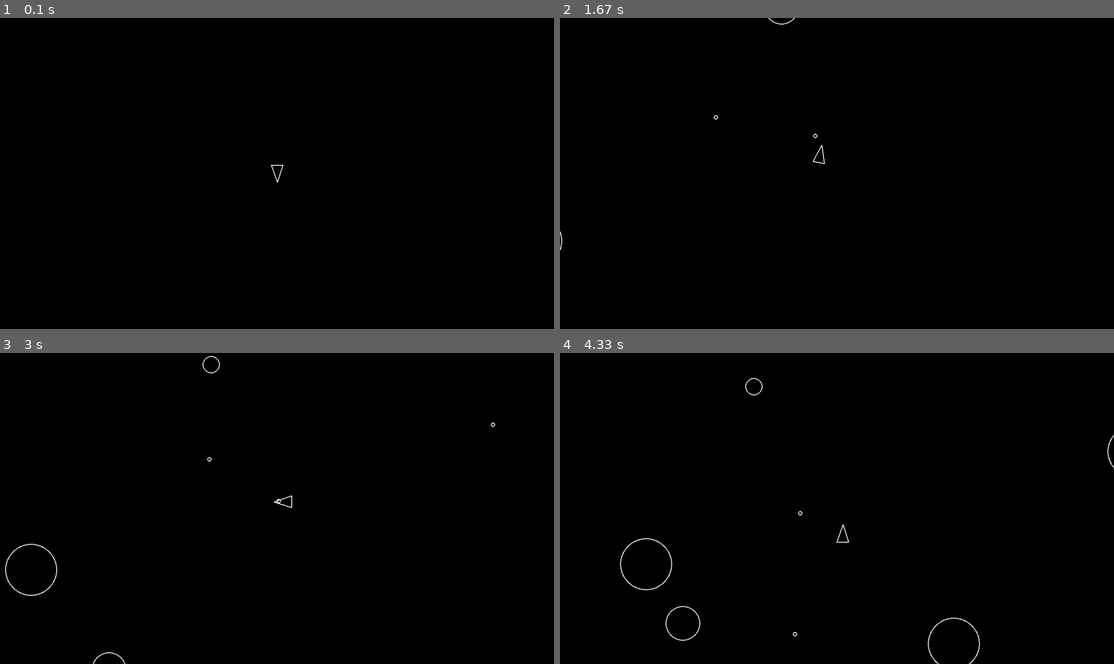
Above: before the commit, frames 1-4 (two rows, left to right).
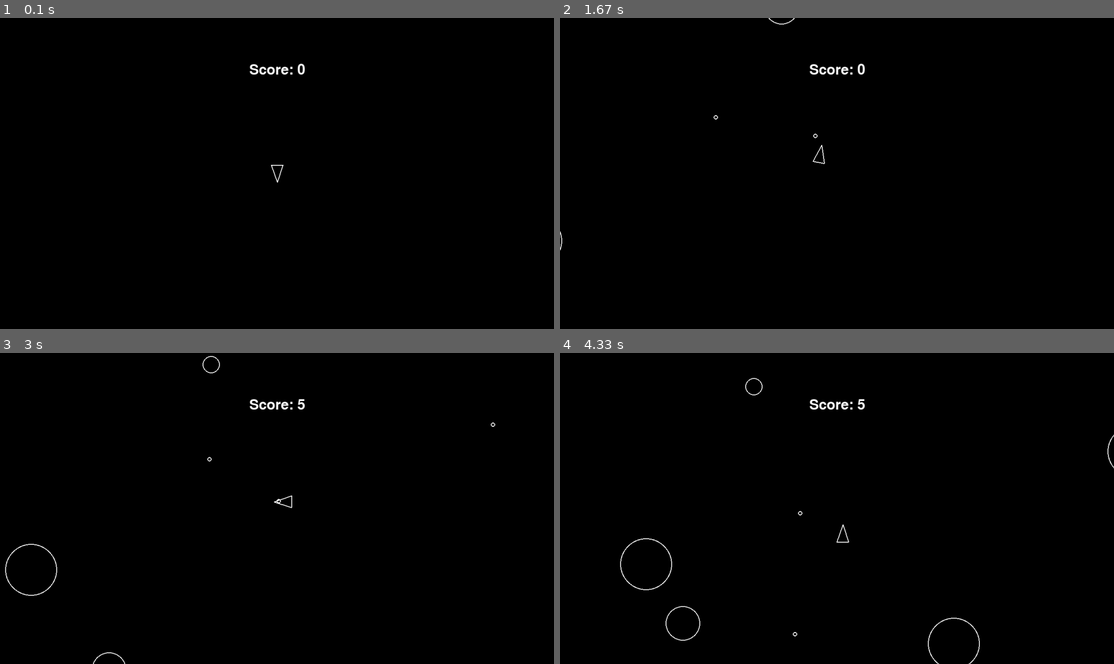
Above: after the commit, the same moments.

Repository: gamedevjon/pygame_asteroids
Game: pygame game, started from main.py
Same seed, same stepped clock (60 frames per second), same inputs: the game is played once before the commit and once after it.
Inputs:
- Up to frame 1 (0.1 s): no input
- Up to frame 2 (1.67 s): tap Space at 0.33, 0.73, 1.03, 1.23, 1.57 s; hold D 0.67-1.13 s; hold W 1.17-1.47 s; hold D from 1.5 s (still down)
- Up to frame 3 (3 s): tap Space at 1.87, 2.07, 2.37, 2.63, 2.97 s; release D at 1.97 s; hold A 2-2.53 s; hold S 2.57-2.87 s; hold A from 2.9 s (still down)
- Up to frame 4 (4.33 s): tap Space at 3.27, 3.4, 3.8, 4.1 s; release A at 3.3 s; hold W 3.33-3.7 s; hold D from 3.73 s (still down)

The runs differ from the first frame. In frame 1, 0.2% of the frame differs, in the area x 45-55%, y 14-19%; in frame 2, 0.2%; in frame 3, 0.2%; in frame 4, 0.2%.

Commit message:
Added event driven scoring

Diff:
--- a/asteroid.py
+++ b/asteroid.py
@@ -3,20 +3,41 @@
 from circleshape import CircleShape
 import random
 
-class Asteroid(CircleShape):
-    def __init__(self, x, y, radius):
+
+class Asteroid(CircleShape):        # points 1, 2, 3(small)
+    def __init__(self, x, y, radius, points):
+        self.__points = points
         super().__init__(x, y, radius)
+
+    def get_points_for_radius(self, radius):
+        if radius >= ASTEROID_MIN_RADIUS * 3:
+            return 1
+        elif radius >= ASTEROID_MIN_RADIUS * 2:
+            return 2
+        else:
+            return 3
 
     def split(self):
         self.kill()
+        #award points (raise event)
+        pygame.event.post(pygame.event.Event(
+            ASTEROID_DESTROYED,
+            {"points": self.__points}
+        ))
         random_angle = random.uniform(20, 50)
         new_velocity_1 = self.velocity.rotate(random_angle)
         new_velocity_2 = self.velocity.rotate(-random_angle)
         new_radius = self.radius - ASTEROID_MIN_RADIUS
-        asteroid_1 = Asteroid(self.position.x, self.position.y, new_radius)
-        asteroid_2 = Asteroid(self.position.x, self.position.y, new_radius)
-        asteroid_1.velocity = new_velocity_1 * 1.2
-        asteroid_2.velocity = new_velocity_2 * 1.2
+
+        if new_radius >= ASTEROID_MIN_RADIUS:
+            new_points = self.get_points_for_radius(new_radius)
+
+            asteroid_1 = Asteroid(self.position.x, self.position.y, new_radius, new_points)
+            asteroid_2 = Asteroid(self.position.x, self.position.y, new_radius, new_points)
+
+            asteroid_1.velocity = new_velocity_1 * 1.2
+            asteroid_2.velocity = new_velocity_2 * 1.2
+
 
     def draw(self, screen):
         pygame.draw.circle(
--- a/asteroidfield.py
+++ b/asteroidfield.py
@@ -32,8 +32,8 @@
         pygame.sprite.Sprite.__init__(self, self.containers)
         self.spawn_timer = 0.0
 
-    def spawn(self, radius, position, velocity):
-        asteroid = Asteroid(position.x, position.y, radius)
+    def spawn(self, radius, position, velocity, points):
+        asteroid = Asteroid(position.x, position.y, radius, points)
         asteroid.velocity = velocity
 
     def update(self, dt):
@@ -48,4 +48,9 @@
             velocity = velocity.rotate(random.randint(-30, 30))
             position = edge[1](random.uniform(0, 1))
             kind = random.randint(1, ASTEROID_KINDS)
-            self.spawn(ASTEROID_MIN_RADIUS * kind, position, velocity)
+            points_map = {
+                1:1, #large
+                2:2, #medium
+                3:3, #small
+            }
+            self.spawn(ASTEROID_MIN_RADIUS * kind, position, velocity, points_map[kind])
--- a/constants.py
+++ b/constants.py
@@ -1,3 +1,4 @@
+import pygame
 SCREEN_WIDTH = 1280
 SCREEN_HEIGHT = 720
 
@@ -11,3 +12,4 @@
 SHOT_RADIUS = 5
 PLAYER_SHOOT_SPEED = 500
 PLAYER_SHOOT_COOLDOWN = 0.3
+ASTEROID_DESTROYED = pygame.USEREVENT + 1
--- a/main.py
+++ b/main.py
@@ -4,6 +4,12 @@
 from asteroid import Asteroid
 from asteroidfield import AsteroidField
 from shot import Shot
+
+def update_score(score):
+    font = pygame.font.SysFont(None, 48)
+    score_text = font.render(f"Score: {score}", True, (255, 255, 255))
+    rect = score_text.get_rect(center=(SCREEN_WIDTH /2, SCREEN_HEIGHT/6))
+    return score_text, rect
 
 def main():
     print("Starting Asteroids!")
@@ -41,11 +47,18 @@
     shots = pygame.sprite.Group()
     Shot.containers = (shots, updatable, drawable)
 
+    score = 0
+    pygame.font.init()
+
+    score_text, score_text_rect = update_score(0)
 
     while True:
         for event in pygame.event.get():
             if event.type == pygame.QUIT:
                 return
+            if event.type == ASTEROID_DESTROYED:
+                score += event.points
+                score_text, score_text_rect = update_score(score)
 
         updatable.update(dt)
 
@@ -60,6 +73,8 @@
                     bullet.kill()
 
         screen.fill((0, 0, 0))
+        #draw score
+        screen.blit(score_text, score_text_rect)
         for item in drawable:
             item.draw(screen)
         pygame.display.flip()
